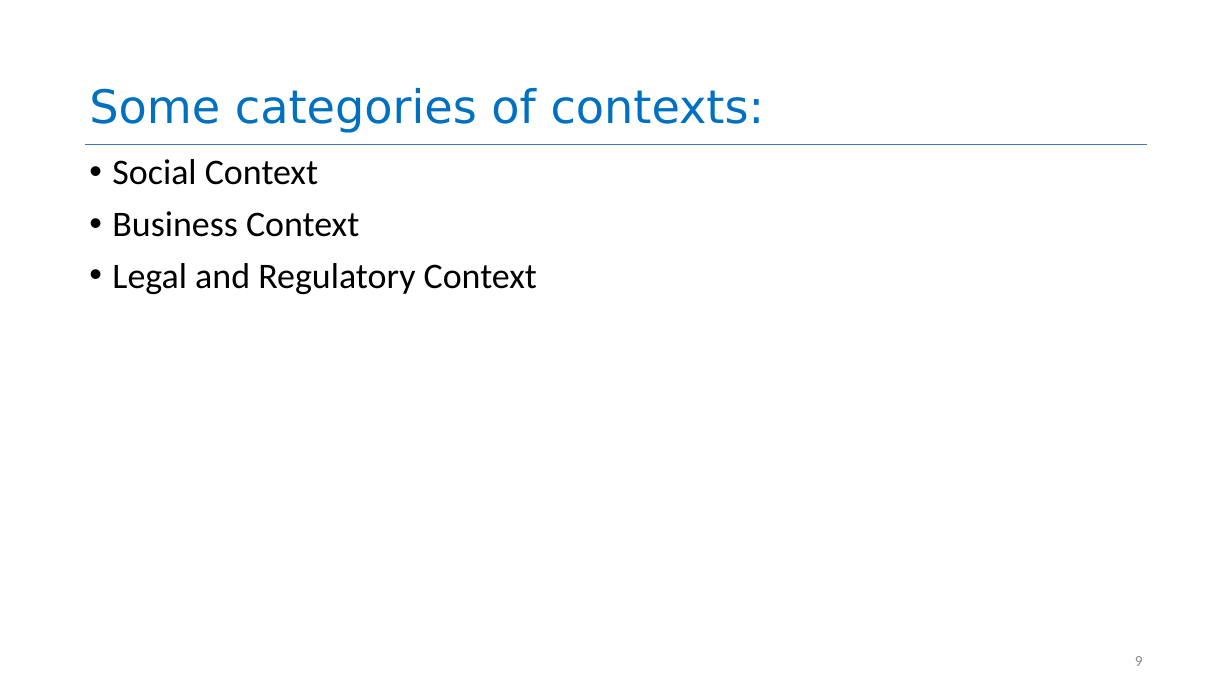
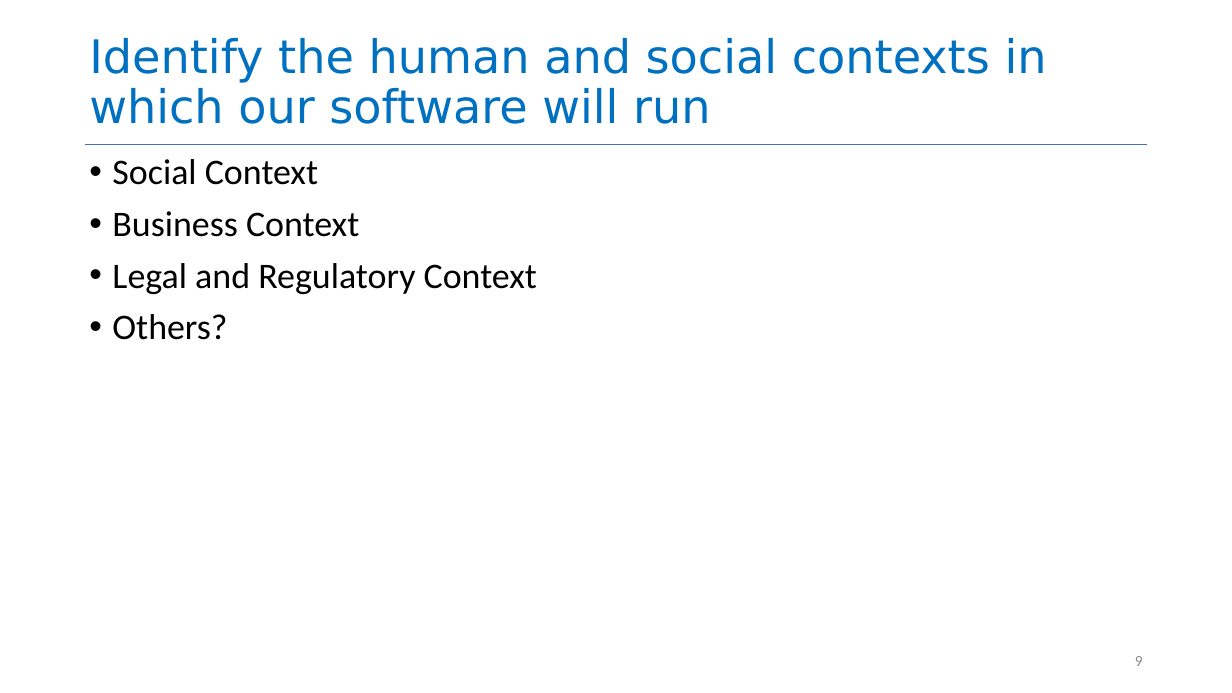
Before and after one commit to neu-se/CS4530-Fall-2025, a slide deck: slide 9 of Slides/Module 16A Engineering Ethical Software.pptx. Drawn at 1232x693 pixels with LibreOffice and Linux fonts; fonts in the diff are those of the drawing. Boxes give left, top, right and bottom in pixels: in the first picture for what was removed or moved away, otherwise in the second. Text is boxed around its words. In the diff, an @@ line names an element or a change of style, - is before the commit and + after.

```diff
--- a/Slides/Module 16A Engineering Ethical Software.pptx
+++ b/Slides/Module 16A Engineering Ethical Software.pptx
@@ title at (89, 38, 1047, 124): text changed @@
-Some categories of contexts:
+Identify the human and social contexts in which our software will run
@@ text at (112, 314, 227, 340): paragraph added @@
+• Others?
```
Also in this commit, not shown: 1 other slide changed, 7 slides added, 10 slides removed, 1 other file.
